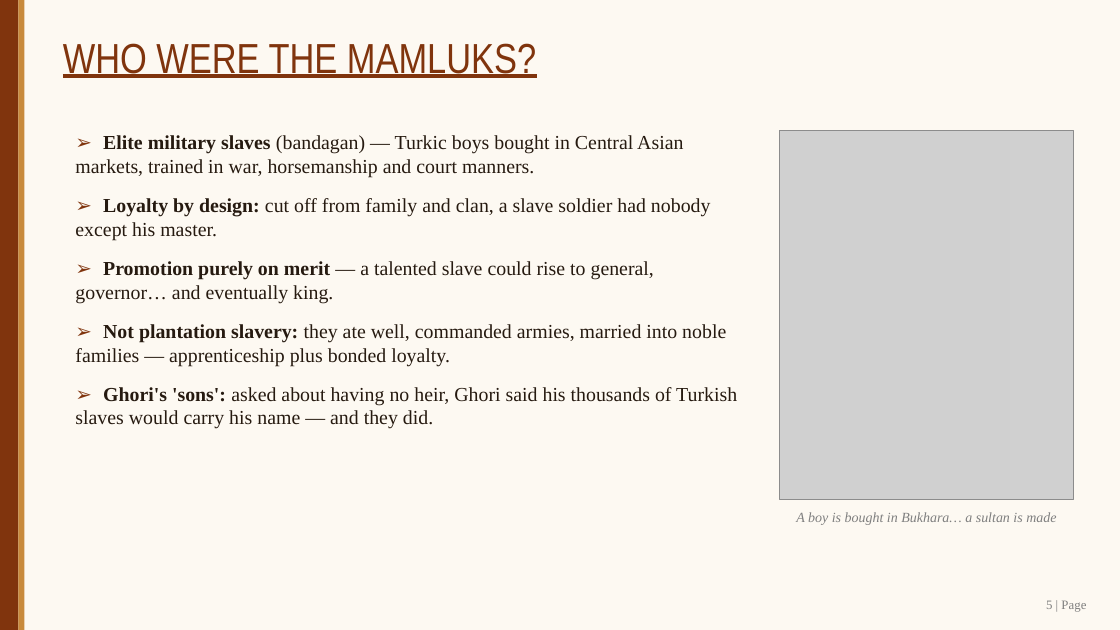
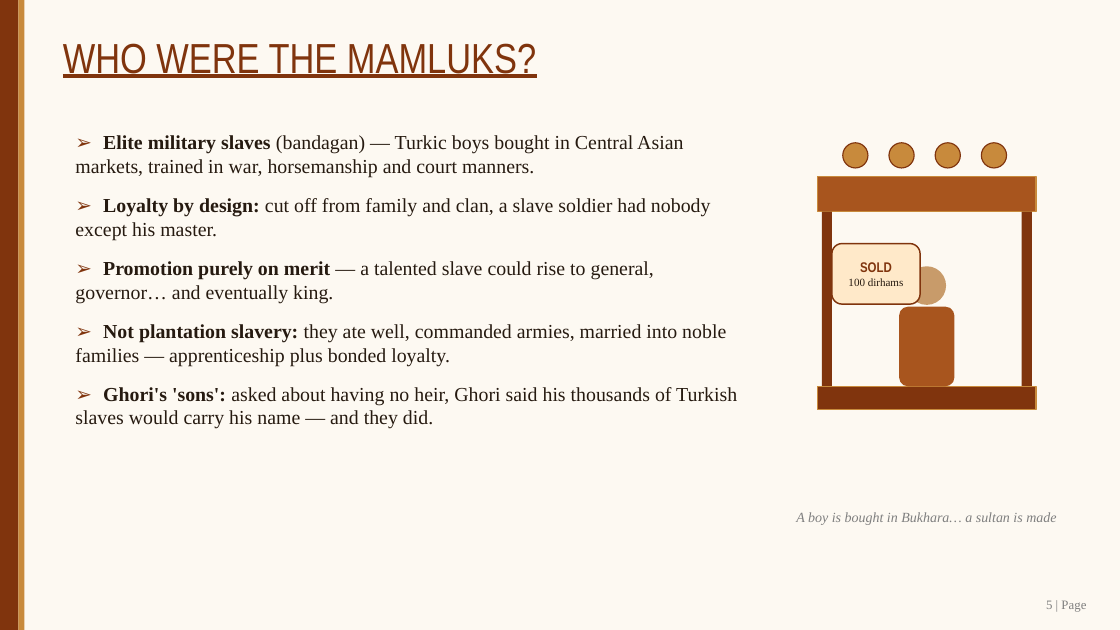
Before and after one commit to SangamSitapuri07/SIH, a slide deck: slide 5 of assignment/Slave_Dynasty_Mamluk_Presentation.pptx. Drawn at 1120x630 pixels with LibreOffice and Linux fonts; fonts in the diff are those of the drawing; grey boxes stand for pictures. Boxes give left, top, right and bottom in pixels: in the first picture for what was removed or moved away, otherwise in the second. Text is boxed around its words. In the diff, an @@ line names an element or a change of style, - is before the commit and + after.

```diff
--- a/assignment/Slave_Dynasty_Mamluk_Presentation.pptx
+++ b/assignment/Slave_Dynasty_Mamluk_Presentation.pptx
@@ picture removed at [780, 130, 1074, 500] @@
@@ ellipse added at [843, 143, 868, 168], fill #C88A3C, outline #80340D 1 pt @@
@@ ellipse added at [889, 143, 914, 168], fill #C88A3C, outline #80340D 1 pt @@
@@ ellipse added at [935, 143, 960, 168], fill #C88A3C, outline #80340D 1 pt @@
@@ ellipse added at [981, 143, 1007, 168], fill #C88A3C, outline #80340D 1 pt @@
@@ rectangle added at [818, 176, 1036, 212], fill #A8551E, outline #C88A3C 1.25 pt @@
@@ rectangle added at [822, 212, 832, 388], fill #80340D @@
@@ rectangle added at [1022, 212, 1032, 388], fill #80340D @@
@@ rounded rectangle added at [832, 244, 920, 304], fill #FFE9C9, outline #80340D 1.25 pt, 9.5 pt, text #261A10 @@
+SOLD
+100 dirhams
@@ ellipse added at [907, 266, 946, 305], fill #C89B6A @@
@@ rounded rectangle added at [899, 307, 954, 386], fill #A8551E @@
@@ rectangle added at [818, 386, 1036, 410], fill #80340D, outline #C88A3C 1 pt @@
```
Also in this commit, not shown: 13 other slides changed, 2 other files.
